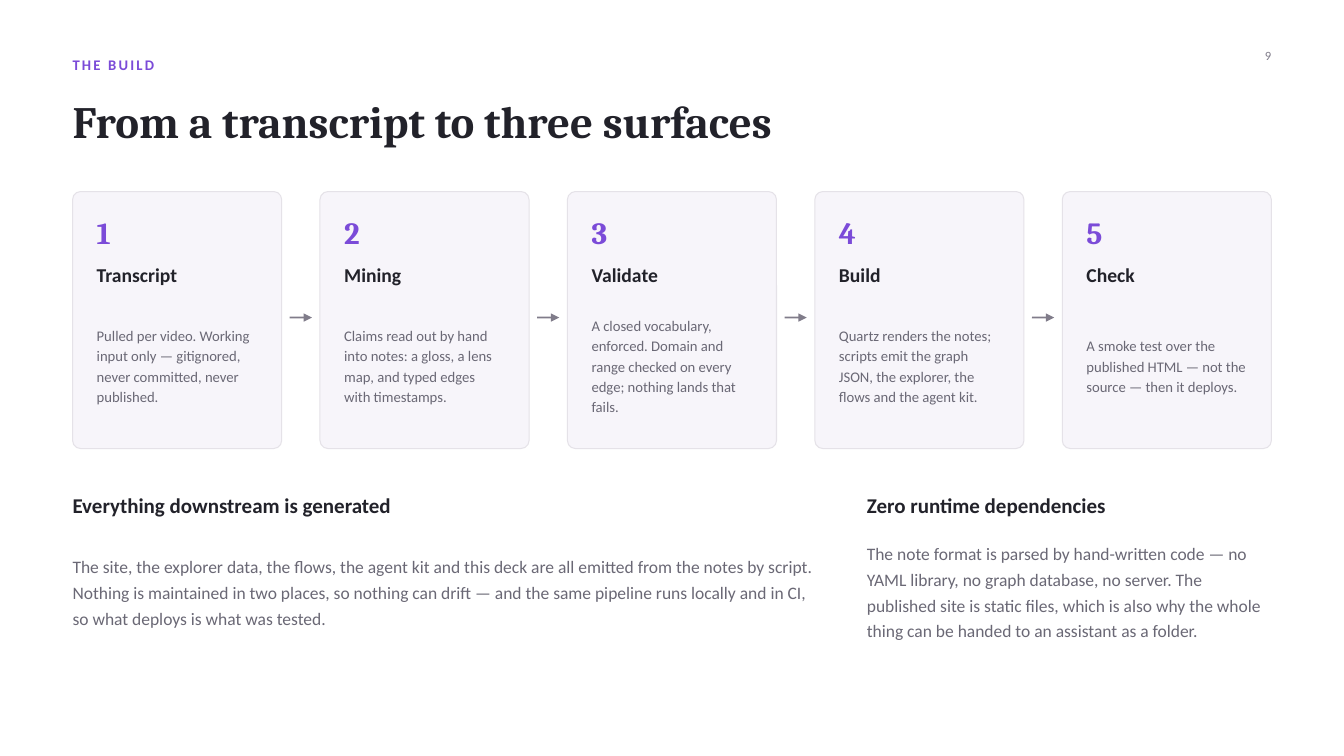
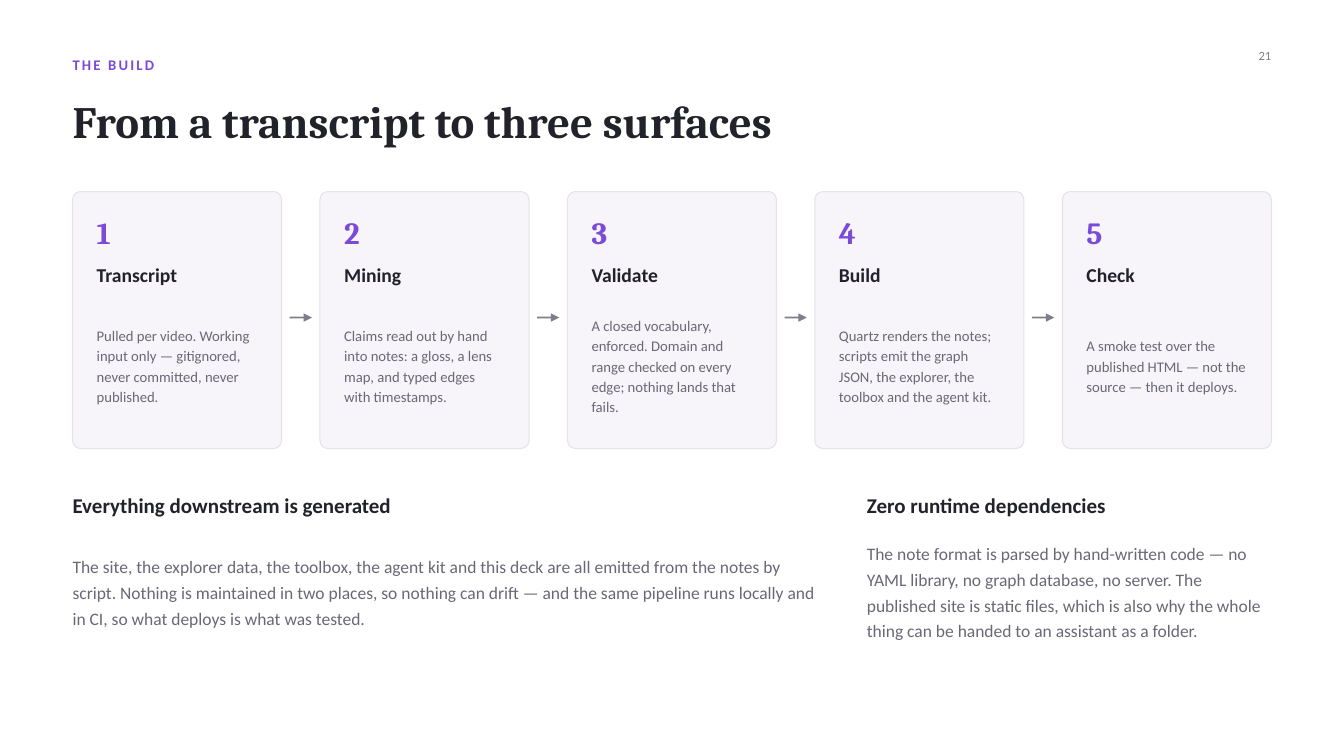
Before and after one commit to Touyette/AS-KG, a slide deck: slide 21 of Attachment-Knowledge-Graph.pptx (slide 9 before the commit). Drawn at 1344x756 pixels with LibreOffice and Linux fonts; fonts in the diff are those of the drawing. Boxes give left, top, right and bottom in pixels: in the first picture for what was removed or moved away, otherwise in the second. Text is boxed around its words. In the diff, an @@ line names an element or a change of style, - is before the commit and + after.

Commit message:
Revert "Retire the toolbox"
This reverts commit f0b4727c3659a6e4a59d50c203546681017b0676.

```diff
--- a/Attachment-Knowledge-Graph.pptx
+++ b/Attachment-Knowledge-Graph.pptx
@@ text at bbox=[1259, 52, 1272, 60]: text changed @@
-9
+21
@@ text at bbox=[839, 331, 992, 405]: text changed @@
-Quartz renders the notes; scripts emit the graph JSON, the explorer, the flows and the agent kit.
+Quartz renders the notes; scripts emit the graph JSON, the explorer, the toolbox and the agent kit.
@@ text at bbox=[73, 561, 815, 628]: text changed @@
-The site, the explorer data, the flows, the agent kit and this deck are all emitted from the notes by script. Nothing is maintained in two places, so nothing can drift — and the same pipeline runs locally and in CI, so what deploys is what was tested.
+The site, the explorer data, the toolbox, the agent kit and this deck are all emitted from the notes by script. Nothing is maintained in two places, so nothing can drift — and the same pipeline runs locally and in CI, so what deploys is what was tested.
```
Also in this commit, not shown: 19 other slides changed, 6 slides added, 9 slides removed, 20 other files.
